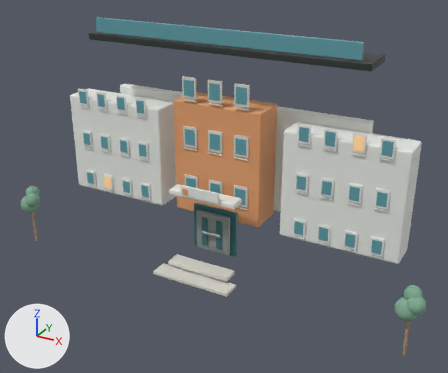
A saved change to the glTF model HSClient/public/models/career-world/visma.glb.
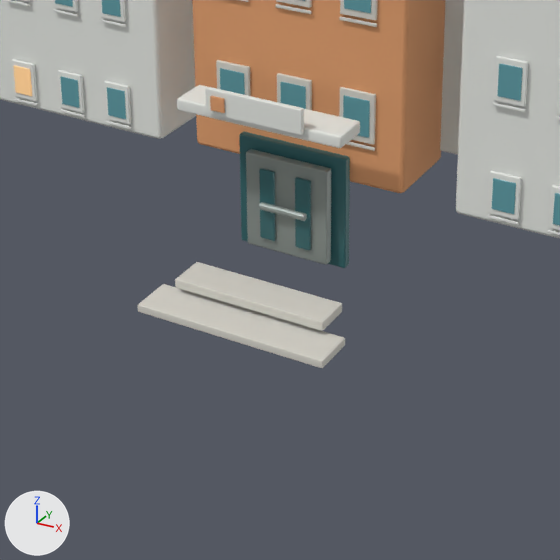
The first picture shows the older version from a 50 mm lens placed at (2.39, -4.38, 2.91), pointed at (0.17, -0.33, 0.89). The close-ups show the older and then the newer version on the part from 22% to 72% of the width and 40% to 100% of the height of that picture. Only the edits that show in the close-ups are written down. Arrows for +X, +Y and +Z are at lower left; the lights stay in place. Where no turn or scale is listed for an object, it has been applied to the vertices.

The first close-up shows 'LM_Visma_ConnectedRearSpine', 'LM_Visma_EntranceCanopy', 'LM_Visma_EntranceDoor_Frame', 'LM_Visma_EntranceDoor_LeftGlass', 'LM_Visma_EntranceDoor_RightGlass', 'LM_Visma_EntranceSteps_Lower', 'LM_Visma_EntranceSteps_Upper', 'LM_Visma_GlassEntrance_Recess', 'LM_Visma_LeftWing_Facade', 'LM_Visma_OrangeCentralVolume', 'LM_Visma_RightWing_Facade', 'LM_Visma_SignBoard', 'LM_Visma_SignMark' and 38 more.
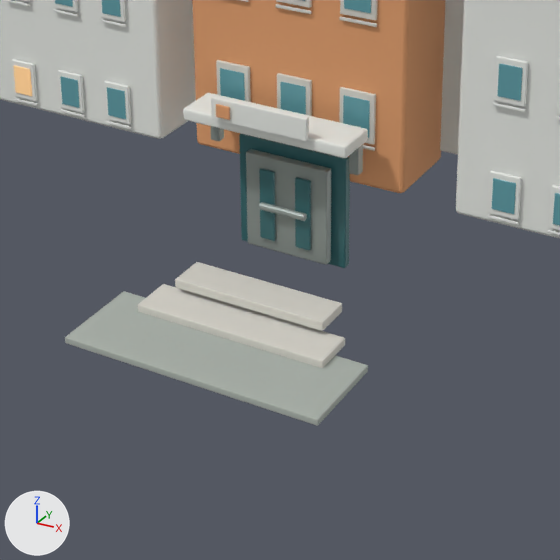
Where the change shows, as pixel boxes [x1, y1, x2, y2] in the close-ups (560 x 560 px):
'LM_Visma_EntryPaving', added
    after: [65, 291, 368, 426]
'LM_Visma_EntranceCanopy', moved
    before: [177, 85, 360, 148]
    after: [183, 93, 368, 158]
'LM_Visma_SignBoard', moved
    before: [205, 87, 304, 135]
    after: [211, 96, 309, 141]
'LM_Visma_CanopyWallBracket_Right', added
    after: [349, 144, 363, 175]
'LM_Visma_SignMark', moved
    before: [210, 96, 225, 113]
    after: [216, 104, 230, 120]
'LM_Visma_CanopyWallBracket_Left', added
    after: [210, 126, 224, 141]

Edits to the bpy script that builds the scene:
```text
Add mat_mat_stone:
    mat_mat_stone = principled_material('MAT_Stone')
    mat_mat_stone.base_color = (0.42, 0.46, 0.42)  # grey #adb5ad
    mat_mat_stone.metallic = 0.03
    mat_mat_stone.roughness = 0.86
Add me_lm_visma_entrypaving_mesh:
    me_lm_visma_entrypaving_mesh.from_pydata(...)  # 56 vertices, 108 faces; spans x -0.48..0.48, y -0.17..0.17, z -0.012..0.012
    me_lm_visma_entrypaving_mesh.materials.append(mat_mat_stone)  # grey #adb5ad
Add me_lm_visma_canopywallbracket_right_mesh:
    me_lm_visma_canopywallbracket_right_mesh.from_pydata(...)  # 56 vertices, 108 faces; spans x -0.018..0.018, y -0.018..0.018, z -0.075..0.075
    me_lm_visma_canopywallbracket_right_mesh.materials.append(mat_mat_metal_mid)  # grey #959e99
Change ob_lm_visma_entrancecanopy:
    ob_lm_visma_entrancecanopy.location: (0.0, -0.36, 0.78) -> (0.0, -0.315, 0.73)
Change ob_lm_visma_signboard:
    ob_lm_visma_signboard.location: (0.0, -0.442, 0.83) -> (0.0, -0.41, 0.79)
Change ob_lm_visma_signmark:
    ob_lm_visma_signmark.location: (-0.13, -0.457, 0.83) -> (-0.13, -0.425, 0.79)
Add ob_lm_visma_entrypaving:
    ob_lm_visma_entrypaving = bpy.data.objects.new('LM_Visma_EntryPaving', me_lm_visma_entrypaving_mesh)
    ob_lm_visma_entrypaving.location = (0.0, -0.72, 0.065)
Add ob_lm_visma_canopywallbracket_right:
    ob_lm_visma_canopywallbracket_right = bpy.data.objects.new('LM_Visma_CanopyWallBracket_Right', me_lm_visma_canopywallbracket_right_mesh)
    ob_lm_visma_canopywallbracket_right.location = (0.27, -0.245, 0.66)
Add ob_lm_visma_canopywallbracket_left:
    ob_lm_visma_canopywallbracket_left = bpy.data.objects.new('LM_Visma_CanopyWallBracket_Left', me_lm_visma_canopywallbracket_right_mesh.copy())
    ob_lm_visma_canopywallbracket_left.location = (-0.27, -0.245, 0.66)
```
